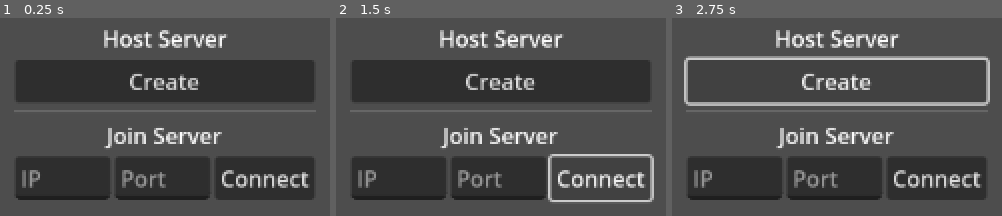
Above: before the commit, frames 1-3 (left to right).
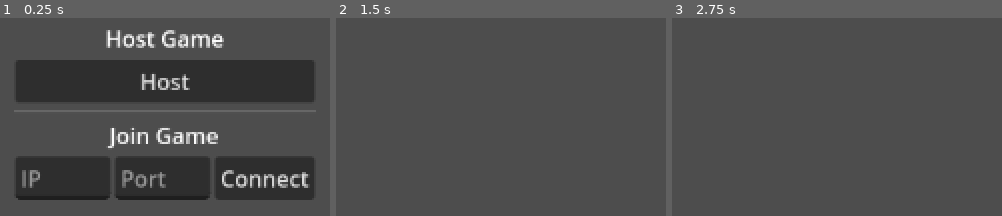
Above: after the commit, the same moments.

Repository: gmuGADIG/King-Fisher
Game: Godot game, scene res://ui/main_menu/main_menu.tscn
Same seed, same stepped clock (60 frames per second), same inputs: the game is played once before the commit and once after it. Before the commit the project has no main scene; this scene is started directly in both runs.
Inputs (mouse positions are in pixels of both pictures, inside the frame that each line leads up to):
- Up to frame 1 (0.25 s): no input
- Up to frame 2 (1.5 s): click (501, 81) at 0.5 s, where only the run before the commit has a clickable "Create"; click (600, 178) at 1.25 s, where only the run before the commit has a clickable "Connect"
- Up to frame 3 (2.75 s): click (837, 81) at 2 s, where only the run before the commit has a clickable "Create"

The runs differ from the first frame. In frame 1, 4.8% of the frame differs, in the area x 31-70%, y 6-66%; in frame 2, 37%, in the area x 4-97%, y 6-93%; in frame 3, 27%.

Commit message:
port testing

Diff:
--- a/project.godot
+++ b/project.godot
@@ -11,8 +11,13 @@
 [application]
 
 config/name="King Fisher"
+run/main_scene="uid://dih1wbmgk3wkg"
 config/features=PackedStringArray("4.5", "GL Compatibility")
 config/icon="res://temp/temp_art/icon.svg"
+
+[autoload]
+
+MultiplayerBus="*res://systems/multiplayer_bus.tscn"
 
 [file_customization]
 
--- a/systems/multiplayer_bus.gd
+++ b/systems/multiplayer_bus.gd
@@ -1,4 +1,16 @@
 extends Node
+
+const PORT = 25565
+const MAX_CLIENTS = 3
 
 func _ready() -> void:
 	pass
+
+func create_server() -> void:
+	var peer = ENetMultiplayerPeer.new()
+	peer.create_server(PORT, MAX_CLIENTS)
+	multiplayer.multiplayer_peer = peer
+
+@rpc
+func _process(delta: float) -> void:
+	print("hello")
--- /dev/null
+++ b/temp/temp_lobby/temp_lobby.gd
@@ -0,0 +1,4 @@
+extends Node2D
+
+func _ready() -> void:
+	pass
--- /dev/null
+++ b/temp/temp_lobby/temp_lobby.tscn
@@ -0,0 +1,6 @@
+[gd_scene load_steps=2 format=3 uid="uid://q2un246g7ypw"]
+
+[ext_resource type="Script" uid="uid://b7p5yawjrvo70" path="res://temp/temp_lobby/temp_lobby.gd" id="1_j4wm1"]
+
+[node name="TempLobby" type="Node2D"]
+script = ExtResource("1_j4wm1")
--- /dev/null
+++ b/ui/main_menu/main_menu.gd
@@ -0,0 +1,13 @@
+extends Control
+
+
+func _on_host_button_pressed() -> void:
+	MultiplayerBus.create_server()
+	print("Host Created")
+	get_tree().change_scene_to_file("res://temp/temp_lobby/temp_lobby.tscn")
+
+
+
+func _on_connect_button_pressed() -> void:
+	print("Lobby Joined")
+	get_tree().change_scene_to_file("res://temp/temp_lobby/temp_lobby.tscn")
--- a/ui/main_menu/main_menu.tscn
+++ b/ui/main_menu/main_menu.tscn
@@ -1,4 +1,6 @@
-[gd_scene format=3 uid="uid://dih1wbmgk3wkg"]
+[gd_scene load_steps=2 format=3 uid="uid://dih1wbmgk3wkg"]
+
+[ext_resource type="Script" uid="uid://b5jmr5v1ieumc" path="res://ui/main_menu/main_menu.gd" id="1_uhj5c"]
 
 [node name="MainMenu" type="Control"]
 layout_mode = 3
@@ -7,6 +9,7 @@
 anchor_bottom = 1.0
 grow_horizontal = 2
 grow_vertical = 2
+script = ExtResource("1_uhj5c")
 
 [node name="VBoxContainer" type="VBoxContainer" parent="."]
 layout_mode = 1
@@ -22,35 +25,38 @@
 grow_horizontal = 2
 grow_vertical = 2
 
-[node name="Label2" type="Label" parent="VBoxContainer"]
+[node name="HostLabel" type="Label" parent="VBoxContainer"]
 layout_mode = 2
-text = "Host Server"
+text = "Host Game"
 horizontal_alignment = 1
 
-[node name="Button" type="Button" parent="VBoxContainer"]
+[node name="HostButton" type="Button" parent="VBoxContainer"]
 layout_mode = 2
-text = "Create"
+text = "Host"
 
 [node name="HSeparator" type="HSeparator" parent="VBoxContainer"]
 layout_mode = 2
 
-[node name="Label" type="Label" parent="VBoxContainer"]
+[node name="JoinLabel" type="Label" parent="VBoxContainer"]
 layout_mode = 2
-text = "Join Server"
+text = "Join Game"
 horizontal_alignment = 1
 
-[node name="HBoxContainer" type="HBoxContainer" parent="VBoxContainer"]
+[node name="JoinGame" type="HBoxContainer" parent="VBoxContainer"]
 layout_mode = 2
 
-[node name="LineEdit" type="LineEdit" parent="VBoxContainer/HBoxContainer"]
+[node name="IP" type="LineEdit" parent="VBoxContainer/JoinGame"]
 layout_mode = 2
 placeholder_text = "IP"
 
-[node name="LineEdit2" type="LineEdit" parent="VBoxContainer/HBoxContainer"]
+[node name="Port" type="LineEdit" parent="VBoxContainer/JoinGame"]
 layout_mode = 2
 placeholder_text = "Port"
 max_length = 5
 
-[node name="Button" type="Button" parent="VBoxContainer/HBoxContainer"]
+[node name="ConnectButton" type="Button" parent="VBoxContainer/JoinGame"]
 layout_mode = 2
 text = "Connect"
+
+[connection signal="pressed" from="VBoxContainer/HostButton" to="." method="_on_host_button_pressed"]
+[connection signal="pressed" from="VBoxContainer/JoinGame/ConnectButton" to="." method="_on_connect_button_pressed"]
Not shown, added: temp/temp_lobby/temp_lobby.gd.uid
Not shown, added: ui/main_menu/main_menu.gd.uid
